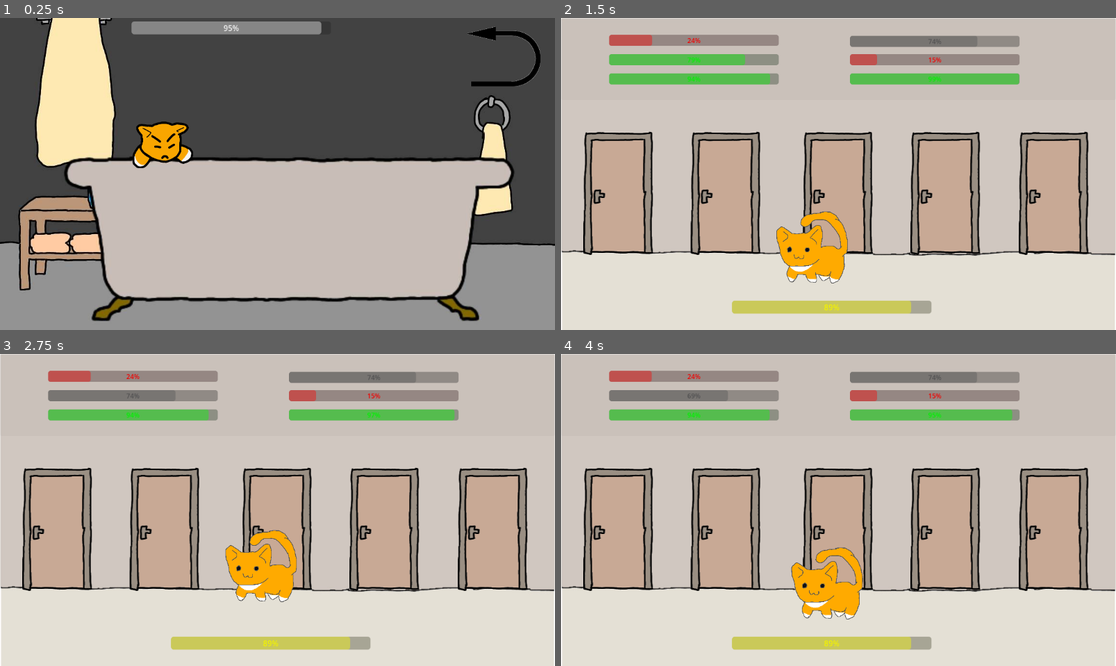
Above: before the commit, frames 1-4 (two rows, left to right).
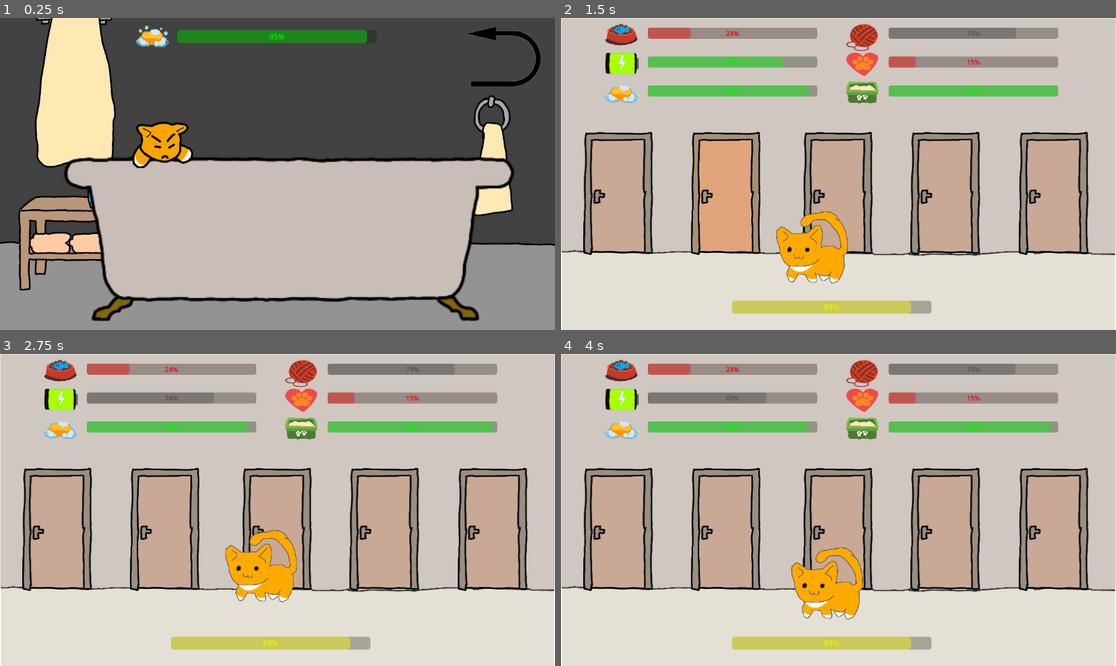
Above: after the commit, the same moments.

Repository: HipolitoThe3rd/Cat-Game
Game: Godot game, scene res://scenes/bath.tscn
The game is run twice, just before and just after one commit, with the same random seed, the same clock (stepped at 60 frames per second) and the same inputs.
Inputs (mouse positions are in pixels of both pictures, inside the frame that each line leads up to):
- Up to frame 1 (0.25 s): no input
- Up to frame 2 (1.5 s): click (1066, 55) at 0.5 s; click (727, 192) at 1.27 s
- Up to frame 3 (2.75 s): tap Enter (ui_accept) at 2, 2.27 s; move the mouse to (399, 494) at 2.02 s; hold Right (ui_right) from 2.03 s (still down); click (399, 494) at 2.17 s
- Up to frame 4 (4 s): move the mouse to (727, 525) at 2.77 s; tap Enter (ui_accept) at 3.02 s; move the mouse to (894, 441) at 3.52 s; release Right (ui_right) at 3.53 s; hold Left (ui_left) from 3.53 s (still down)

The runs differ from the first frame. In frame 1, 2.7% of the frame differs, in the area x 23-67%, y 1-10%; in frame 2, 15%, in the area x 8-90%, y 1-76%; in frame 3, 11%; in frame 4, 11%.

Commit message:
ui updates

Diff:
--- a/scenes/bath.tscn
+++ b/scenes/bath.tscn
@@ -1,7 +1,8 @@
-[gd_scene load_steps=23 format=3 uid="uid://btdexsm00bj22"]
+[gd_scene load_steps=24 format=3 uid="uid://btdexsm00bj22"]
 
 [ext_resource type="Script" uid="uid://d1agtod50bily" path="res://scripts/bath.gd" id="1_drku7"]
 [ext_resource type="Texture2D" uid="uid://1yl0pkp0y23r" path="res://backgrounds/bath.jpg" id="2_xm1lt"]
+[ext_resource type="Texture2D" uid="uid://ufgbaug4mt2g" path="res://sprites/mood_icons/hygiene.png" id="3_60cpj"]
 [ext_resource type="AudioStream" uid="uid://nessqm2ljwv2" path="res://sfx/meow_angry.wav" id="3_ac3d7"]
 [ext_resource type="Texture2D" uid="uid://d4d7kw5fm0ec2" path="res://sprites/cat_bath_idle.png" id="3_i4q2v"]
 [ext_resource type="Script" uid="uid://b44goybto0h0i" path="res://scripts/cat_bath.gd" id="3_v7xm0"]
@@ -128,11 +129,19 @@
 grow_vertical = 2
 texture = ExtResource("2_xm1lt")
 
+[node name="CleanlinessIcon" type="TextureRect" parent="."]
+offset_left = 283.0
+offset_top = 16.0
+offset_right = 617.0
+offset_bottom = 239.0
+scale = Vector2(0.2, 0.2)
+texture = ExtResource("3_60cpj")
+
 [node name="CleanlinessBar" type="ProgressBar" parent="."]
-offset_left = 273.0
-offset_top = 7.0
-offset_right = 687.0
-offset_bottom = 34.0
+offset_left = 368.0
+offset_top = 25.0
+offset_right = 782.0
+offset_bottom = 52.0
 
 [node name="Audio" type="Node" parent="."]
 
--- a/scenes/hub.tscn
+++ b/scenes/hub.tscn
@@ -1,15 +1,22 @@
-[gd_scene load_steps=16 format=3 uid="uid://cax4rbxu3xl4m"]
+[gd_scene load_steps=23 format=3 uid="uid://cax4rbxu3xl4m"]
 
 [ext_resource type="Script" uid="uid://c2dqaqa8syi1h" path="res://scripts/hub.gd" id="1_4oyfp"]
 [ext_resource type="Texture2D" uid="uid://dlbmmwgfog3m" path="res://sprites/cat.png" id="1_qssp3"]
 [ext_resource type="Texture2D" uid="uid://de23ornwx2yqf" path="res://backgrounds/hub.jpg" id="2_2hkft"]
 [ext_resource type="Script" uid="uid://ct2y0jf52ptvo" path="res://scripts/cat_hub.gd" id="2_w6xti"]
 [ext_resource type="AudioStream" uid="uid://4rpjw24p04m6" path="res://sfx/meow_1.mp3" id="4_hlsmc"]
+[ext_resource type="Texture2D" uid="uid://nfx8sa8gnjsl" path="res://sprites/hub_door_hover.png" id="4_lcd1r"]
 [ext_resource type="AudioStream" uid="uid://cx14stefxmavf" path="res://sfx/meow_2.mp3" id="5_3wyi3"]
 [ext_resource type="AudioStream" uid="uid://cvclwqippv1kg" path="res://sfx/meow_3.mp3" id="6_441x5"]
 [ext_resource type="Texture2D" uid="uid://d3c7yuwaro5y3" path="res://sprites/cat_walk_0.png" id="7_441x5"]
 [ext_resource type="Texture2D" uid="uid://cujqlo1rtbohn" path="res://sprites/cat_walk_2.png" id="8_2hkft"]
 [ext_resource type="Texture2D" uid="uid://cfxainbvyetvr" path="res://sprites/hub_door.png" id="9_2hkft"]
+[ext_resource type="Texture2D" uid="uid://c3ybbv0khnqaj" path="res://sprites/mood_icons/hunger.png" id="12_s6eg2"]
+[ext_resource type="Texture2D" uid="uid://wdc52mf2vml1" path="res://sprites/mood_icons/energy.png" id="13_5ox4q"]
+[ext_resource type="Texture2D" uid="uid://ufgbaug4mt2g" path="res://sprites/mood_icons/hygiene.png" id="14_mw5nc"]
+[ext_resource type="Texture2D" uid="uid://dbdv28odkdk47" path="res://sprites/mood_icons/fun.png" id="15_7t3s2"]
+[ext_resource type="Texture2D" uid="uid://ccnvtv4vje8hf" path="res://sprites/mood_icons/love.png" id="16_7n2o6"]
+[ext_resource type="Texture2D" uid="uid://cwf1lqhdr7f41" path="res://sprites/mood_icons/bladder.png" id="17_rtbv5"]
 
 [sub_resource type="CircleShape2D" id="CircleShape2D_qssp3"]
 radius = 25.342098
@@ -76,11 +83,13 @@
 [node name="Sprite2D" type="Sprite2D" parent="Doors/Door"]
 texture = ExtResource("9_2hkft")
 
-[node name="Door2" type="Node2D" parent="Doors"]
-position = Vector2(342, 364)
-
-[node name="Sprite2D" type="Sprite2D" parent="Doors/Door2"]
-texture = ExtResource("9_2hkft")
+[node name="Door2" type="TextureButton" parent="Doors"]
+offset_left = 270.0
+offset_top = 236.0
+offset_right = 415.0
+offset_bottom = 492.0
+texture_normal = ExtResource("9_2hkft")
+texture_hover = ExtResource("4_lcd1r")
 
 [node name="Door3" type="Node2D" parent="Doors"]
 position = Vector2(575, 364)
@@ -168,57 +177,111 @@
 offset_bottom = 614.0
 
 [node name="Panel" type="Panel" parent="Control"]
-modulate = Color(1, 1, 1, 0.05882353)
+visible = false
 z_index = -1
 layout_mode = 0
 offset_top = -230.0
 offset_right = 1152.0
 offset_bottom = 170.0
 
+[node name="HungerIcon" type="TextureRect" parent="Control"]
+layout_mode = 0
+offset_left = 91.75001
+offset_top = 12.35
+offset_right = 425.75
+offset_bottom = 235.35
+scale = Vector2(0.2, 0.2)
+texture = ExtResource("12_s6eg2")
+
 [node name="HungerBar" type="ProgressBar" parent="Control"]
 layout_mode = 0
-offset_left = 100.0
-offset_top = 35.0
-offset_right = 514.0
-offset_bottom = 62.0
-scale = Vector2(0.85, 0.85)
+offset_left = 180.00002
+offset_top = 20.0
+offset_right = 594.0
+offset_bottom = 47.0
+scale = Vector2(0.85, 0.85)
+
+[node name="EnergyIcon" type="TextureRect" parent="Control"]
+layout_mode = 0
+offset_left = 91.75001
+offset_top = 72.35
+offset_right = 438.75
+offset_bottom = 295.35
+scale = Vector2(0.2, 0.2)
+texture = ExtResource("13_5ox4q")
 
 [node name="EnergyBar" type="ProgressBar" parent="Control"]
 layout_mode = 0
-offset_left = 100.0
-offset_top = 75.0
-offset_right = 514.0
-offset_bottom = 102.0
-scale = Vector2(0.85, 0.85)
+offset_left = 180.00002
+offset_top = 80.0
+offset_right = 594.0
+offset_bottom = 107.0
+scale = Vector2(0.85, 0.85)
+
+[node name="CleanlinessIcon" type="TextureRect" parent="Control"]
+layout_mode = 0
+offset_left = 91.75001
+offset_top = 132.35
+offset_right = 425.75
+offset_bottom = 355.35
+scale = Vector2(0.2, 0.2)
+texture = ExtResource("14_mw5nc")
 
 [node name="CleanlinessBar" type="ProgressBar" parent="Control"]
 layout_mode = 0
-offset_left = 100.0
-offset_top = 115.0
-offset_right = 514.0
-offset_bottom = 142.0
-scale = Vector2(0.85, 0.85)
+offset_left = 180.00002
+offset_top = 140.0
+offset_right = 594.0
+offset_bottom = 167.0
+scale = Vector2(0.85, 0.85)
+
+[node name="EntertainmentIcon" type="TextureRect" parent="Control"]
+layout_mode = 0
+offset_left = 591.75
+offset_top = 12.35
+offset_right = 925.75
+offset_bottom = 296.35
+scale = Vector2(0.2, 0.2)
+texture = ExtResource("15_7t3s2")
 
 [node name="EntertainmentBar" type="ProgressBar" parent="Control"]
 layout_mode = 0
-offset_left = 600.0
-offset_top = 36.999996
-offset_right = 1014.0
-offset_bottom = 63.999996
-scale = Vector2(0.85, 0.85)
+offset_left = 680.0
+offset_top = 20.0
+offset_right = 1094.0
+offset_bottom = 47.0
+scale = Vector2(0.85, 0.85)
+
+[node name="AffectionIcon" type="TextureRect" parent="Control"]
+layout_mode = 0
+offset_left = 591.75
+offset_top = 72.35
+offset_right = 925.75
+offset_bottom = 315.35
+scale = Vector2(0.2, 0.2)
+texture = ExtResource("16_7n2o6")
 
 [node name="AffectionBar" type="ProgressBar" parent="Control"]
 layout_mode = 0
-offset_left = 600.0
-offset_top = 75.00001
-offset_right = 1014.0
-offset_bottom = 102.00001
-scale = Vector2(0.85, 0.85)
+offset_left = 680.0
+offset_top = 80.0
+offset_right = 1094.0
+offset_bottom = 107.0
+scale = Vector2(0.85, 0.85)
+
+[node name="BladderIcon" type="TextureRect" parent="Control"]
+layout_mode = 0
+offset_left = 591.75
+offset_top = 132.35
+offset_right = 925.75
+offset_bottom = 355.35
+scale = Vector2(0.2, 0.2)
+texture = ExtResource("17_rtbv5")
 
 [node name="BladderBar" type="ProgressBar" parent="Control"]
 layout_mode = 0
-offset_left = 600.0
-offset_top = 115.0
-offset_right = 1014.0
-offset_bottom = 142.0
-scale = Vector2(0.85, 0.85)
+offset_left = 680.0
+offset_top = 140.0
+offset_right = 1094.0
+offset_bottom = 167.0
+scale = Vector2(0.85, 0.85)
--- a/scripts/bath.gd
+++ b/scripts/bath.gd
@@ -27,6 +27,12 @@
 			if $Audio/ShowerRun.playing == true:
 				$Audio/ShowerRun.stop()
 	pb_cleanbar.value = Global.cleanliness
+	if pb_cleanbar.value < 25:
+		pb_cleanbar.modulate = Color(1, 0, 0) # red for low values
+	elif pb_cleanbar.value > 75:
+		pb_cleanbar.modulate = Color(0, 1, 0) # green for high values
+	else:
+		pb_cleanbar.modulate = Color(0.333, 0.333, 0.333) # gray for neutral range
 
 func _input(event):
 	# Check if the event is a mouse button click
Binary file added: sprites/hub_door_hover.png
Not shown, added: sprites/hub_door_hover.png.import
Binary file added: sprites/mood_icons/bladder.png
Not shown, added: sprites/mood_icons/bladder.png.import
Binary file added: sprites/mood_icons/energy.png
Not shown, added: sprites/mood_icons/energy.png.import
Binary file added: sprites/mood_icons/fun.png
Not shown, added: sprites/mood_icons/fun.png.import
Binary file added: sprites/mood_icons/hunger.png
Not shown, added: sprites/mood_icons/hunger.png.import
Binary file added: sprites/mood_icons/hygiene.png
Not shown, added: sprites/mood_icons/hygiene.png.import
(and 2 more such lines)
